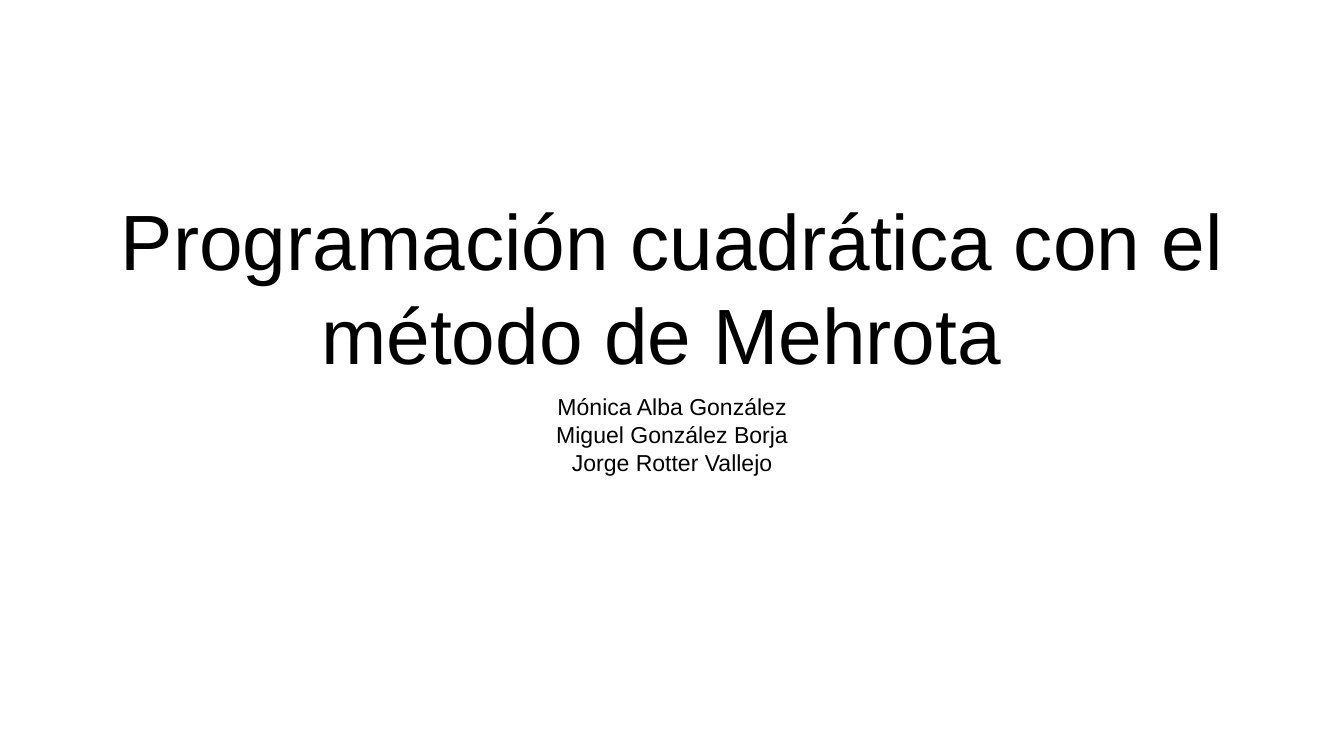
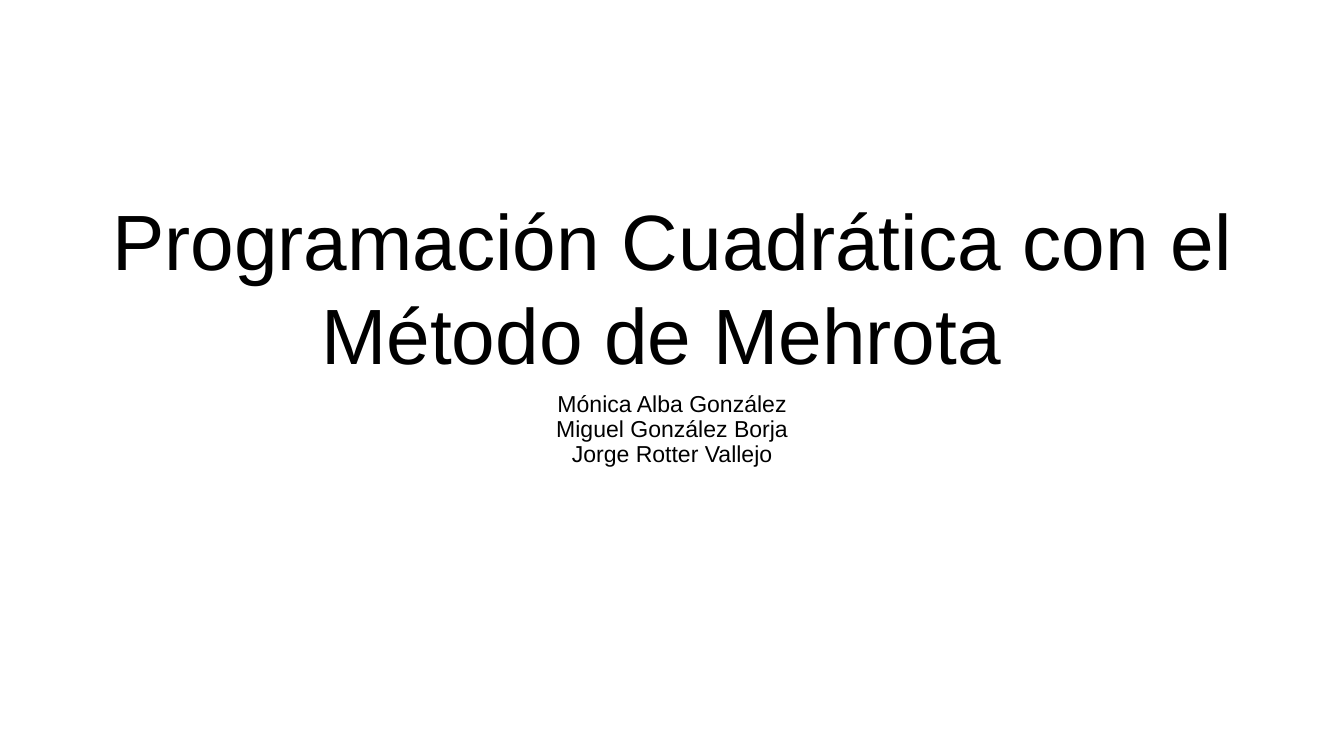
Before and after one commit to ekiMGlz/reimagined-tribble, a slide deck: slide 1 of docs/resultados.pptx. Drawn at 1344x756 pixels with LibreOffice and Linux fonts; fonts in the diff are those of the drawing. Boxes give left, top, right and bottom in pixels: in the first picture for what was removed or moved away, otherwise in the second. Text is boxed around its words. In the diff, an @@ line names an element or a change of style, - is before the commit and + after.

```diff
--- a/docs/resultados.pptx
+++ b/docs/resultados.pptx
@@ title at [112, 212, 1232, 365]: text changed @@
-Programación cuadrática con el método de Mehrota
+Programación Cuadrática con el Método de Mehrota
@@ subtitle "Mónica Alba González" at [556, 395, 788, 467]: line spacing 1 to 0.9 @@
```
Also in this commit, not shown: 6 other slides changed, 1 other file.
